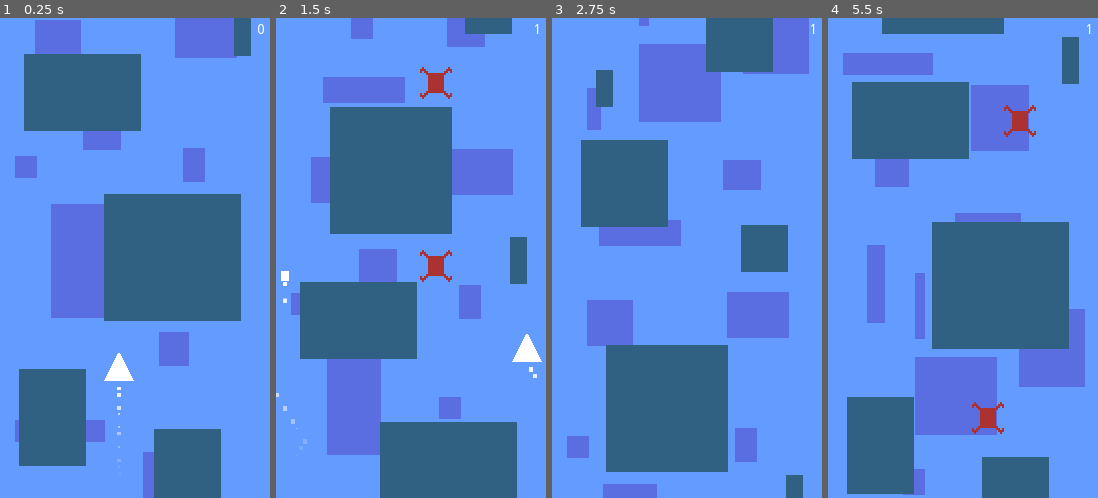
Above: before the commit, frames 1-4 (left to right).
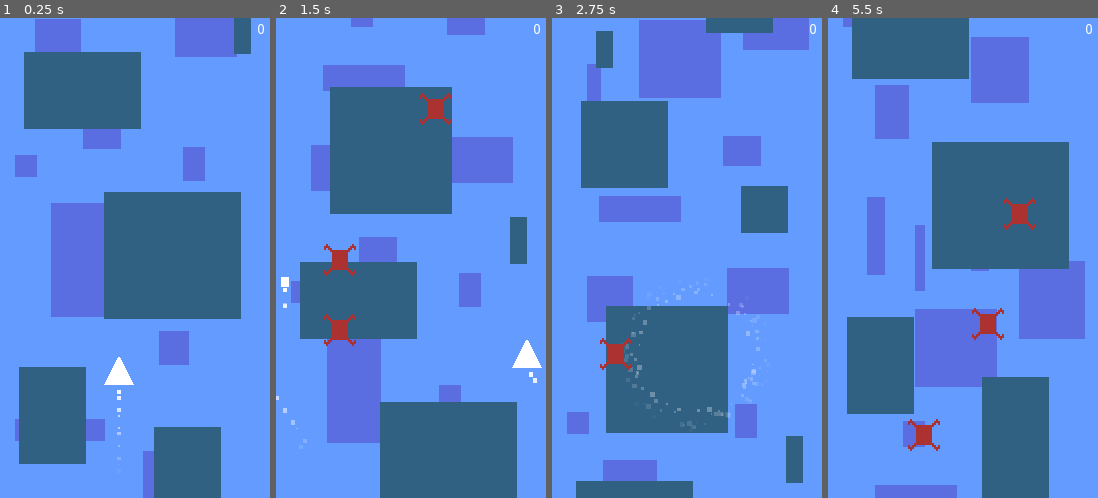
Above: after the commit, the same moments.

Repository: elektito/reverse-streak
Game: Godot game, scene res://Game.tscn
The game is run twice, just before and just after one commit, with the same random seed, the same clock (stepped at 60 frames per second) and the same inputs. Sound files missing from this copy of the repository are replaced by a short silence.
Inputs:
- Up to frame 1 (0.25 s): no input
- Up to frame 2 (1.5 s): hold Right (right) 0.53-1.28 s; tap Space (shoot) at 0.6, 1.35 s; hold Left (left) from 1.28 s (still down)
- Up to frame 3 (2.75 s): release Left (left) at 2.03 s; hold Right (right) from 2.03 s (still down); tap Space (shoot) at 2.1 s
- Up to frame 4 (5.5 s): tap Space (shoot) every 0.75 s from 2.85 to 5.1 s; release Right (right) at 3.53 s; hold Left (left) from 3.53 s (still down)

The runs differ from the first frame. In frame 1, 1.7% of the frame differs, in the area x 5-93%, y 0-94%; in frame 2, 17%; in frame 3, 33%; in frame 4, 54%, in the area x 5-98%, y 0-100%.

Commit message:
Tweak enemy spawn logic

Diff:
--- a/Enemy.tscn
+++ b/Enemy.tscn
@@ -7,7 +7,7 @@
 [sub_resource type="RectangleShape2D" id=1]
 extents = Vector2( 16, 16 )
 
-[node name="Enemy" type="Area2D"]
+[node name="Enemy" type="Area2D" groups=["enemies"]]
 collision_layer = 2
 collision_mask = 4
 script = ExtResource( 2 )
--- a/Game.gd
+++ b/Game.gd
@@ -1,9 +1,8 @@
 extends Control
 
 const HORIZONTAL_SPEED := 240.0
-const VERTICAL_SPEED := 380.0
+const VERTICAL_SPEED := 350.0
 
-var enemy_spawn_rate = 0.08
 var mothership_spawn_rate = 0.1
 
 var score := 0
@@ -55,13 +54,16 @@
 
 
 func _on_enemy_spawn_timer_timeout():
+	var enemy_spawn_rate := 0.0
+	var nenemies = len(get_tree().get_nodes_in_group('enemies'))
+	enemy_spawn_rate = 1.0 / (nenemies + 4)
 	if randf() > enemy_spawn_rate:
 		return
 	var enemy = preload("res://Enemy.tscn").instance()
 	var columns = int(floor((rect_size.x - 2 * ship_size.x) / ship_size.x))
 	var column = randi() % columns
 	enemy.position.x = ship_size.x + column * ship_size.x
-	enemy.position.y = $camera.position.y - 100
+	enemy.position.y = camera.position.y - enemy.get_node('sprite').texture.get_size().y
 	enemy.ship = ship
 	enemy.type = 1 if randf() < mothership_spawn_rate else 0
 	enemy.connect("killed", self, "_on_enemy_killed")
